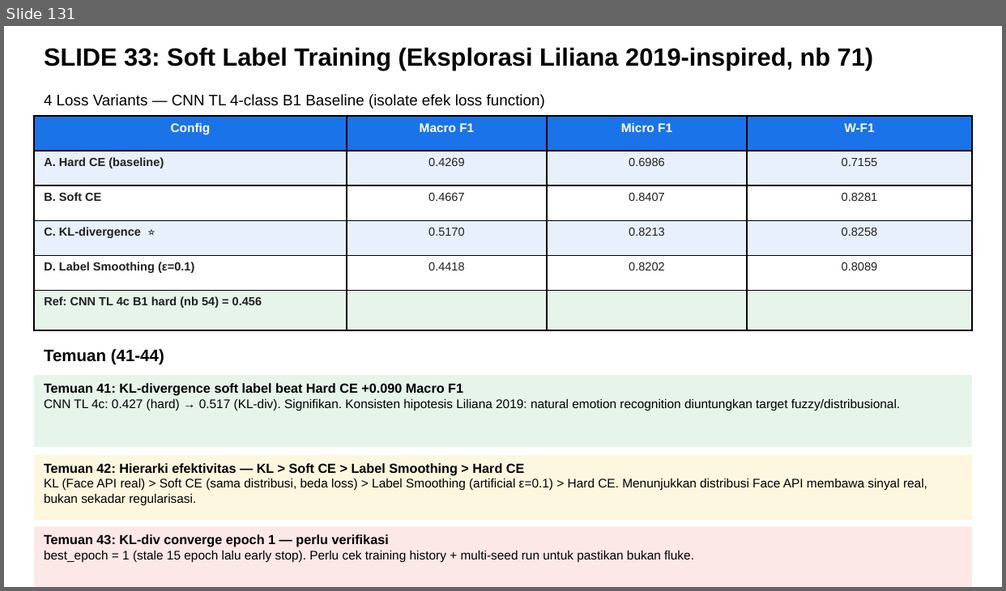
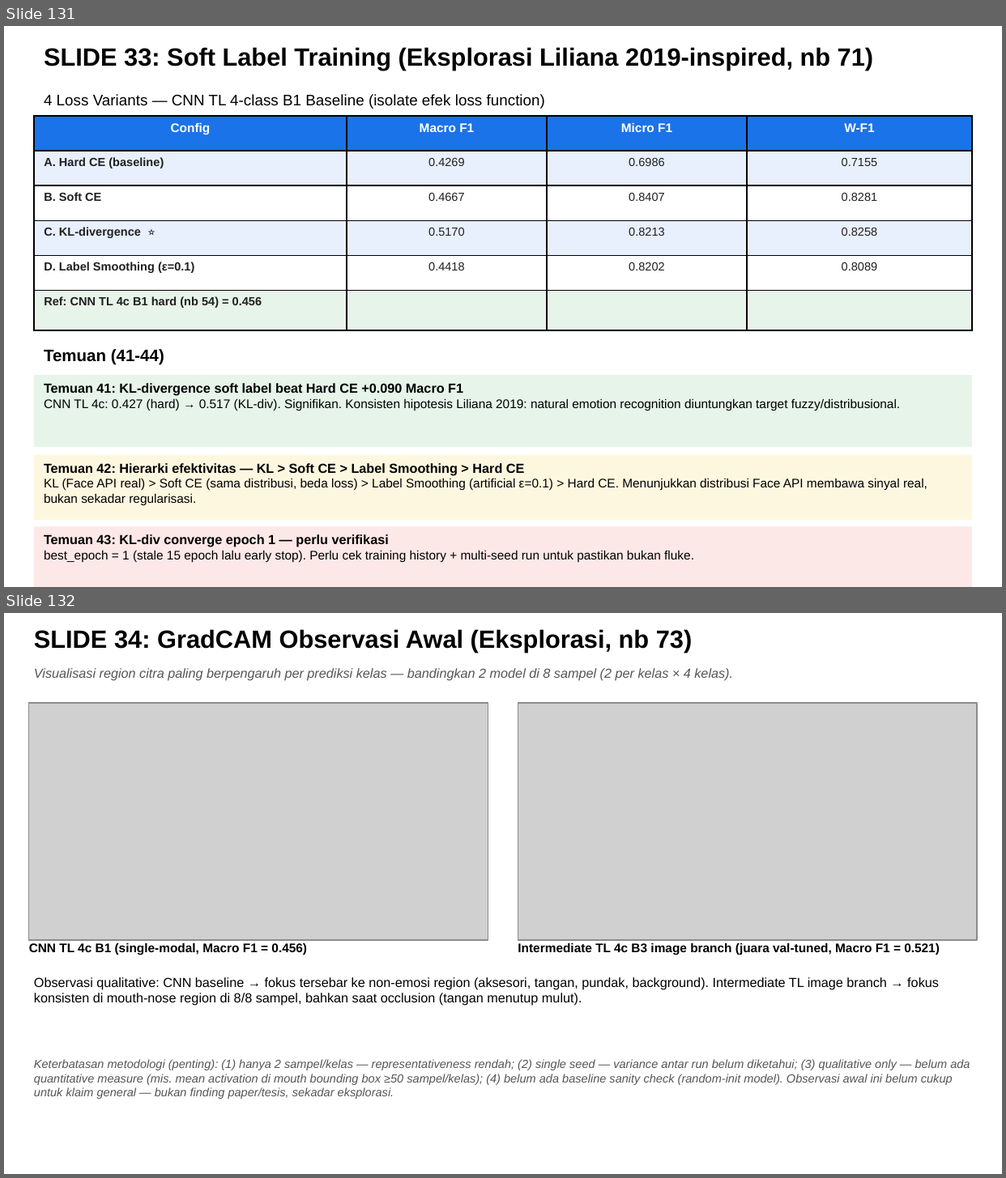
Before and after one commit to taufikhdyt01/MultimodalEmoLearn-CNN-LSTM, a slide deck: docs/PPT Bimbingan.pptx. Shown one above the other, each under a label of ours: slide 131 before the commit, slides 131 and 132 after it. The pictures are 1006x591 and 1006x1178 pixels, drawn with LibreOffice and Linux fonts; fonts in the diff are those of the drawing; grey boxes stand for pictures. Boxes give left, top, right and bottom in pixels: in the first picture for what was removed or moved away, otherwise in the second. Text is boxed around its words. In the diff, an @@ line names an element or a change of style, - is before the commit and + after.

```diff
--- a/docs/PPT Bimbingan.pptx
+++ b/docs/PPT Bimbingan.pptx
@@ slide 132 added at bbox=[4, 613, 1002, 1174], background #FFFFFF @@
@@ text added at bbox=[34, 629, 692, 652], 18 pt, text #000000, bold @@
+SLIDE 34: GradCAM Observasi Awal (Eksplorasi, nb 73)
@@ text added at bbox=[34, 668, 733, 681], 9.5 pt, text #555555, italic @@
+Visualisasi region citra paling berpengaruh per prediksi kelas — bandingkan 2 model di 8 sampel (2 per kelas × 4 kelas).
@@ picture added at bbox=[29, 703, 488, 940] @@
@@ picture added at bbox=[518, 703, 977, 940] @@
@@ text added at bbox=[29, 943, 307, 956], 9 pt, text #000000, bold @@
+CNN TL 4c B1 (single-modal, Macro F1 = 0.456)
@@ text added at bbox=[518, 943, 940, 956], 9 pt, text #000000, bold @@
+Intermediate TL 4c B3 image branch (juara val-tuned, Macro F1 = 0.521)
@@ text added at bbox=[34, 977, 939, 1006], 9.5 pt, text #000000 @@
+Observasi qualitative: CNN baseline → fokus tersebar ke non-emosi region (aksesori, tangan, pundak, background). Intermediate TL image branch → fokus konsisten di mouth-nose region di 8/8 sampel, bahkan saat occlusion (tangan menutup mulut).
@@ text added at bbox=[34, 1059, 970, 1099], 8.5 pt, text #555555, italic @@
+Keterbatasan metodologi (penting): (1) hanya 2 sampel/kelas — representativeness rendah; (2) single seed — variance antar run belum diketahui; (3) qualitative only — belum ada quantitative measure (mis. mean activation di mouth bounding box ≥50 sampel/kelas); (4) belum ada baseline sanity check (random-init model). Observasi awal ini belum cukup untuk klaim general — bukan finding paper/tesis, sekadar eksplorasi.
```
Also in this commit, not shown: 1 other file.
